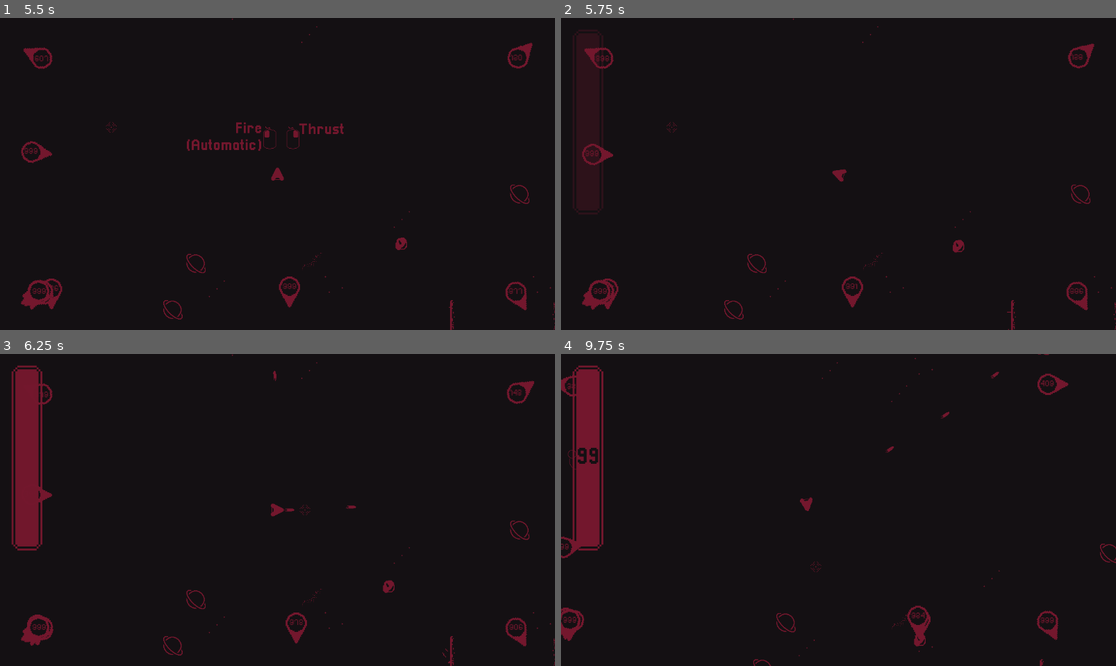
Above: before the commit, frames 1-4 (two rows, left to right).
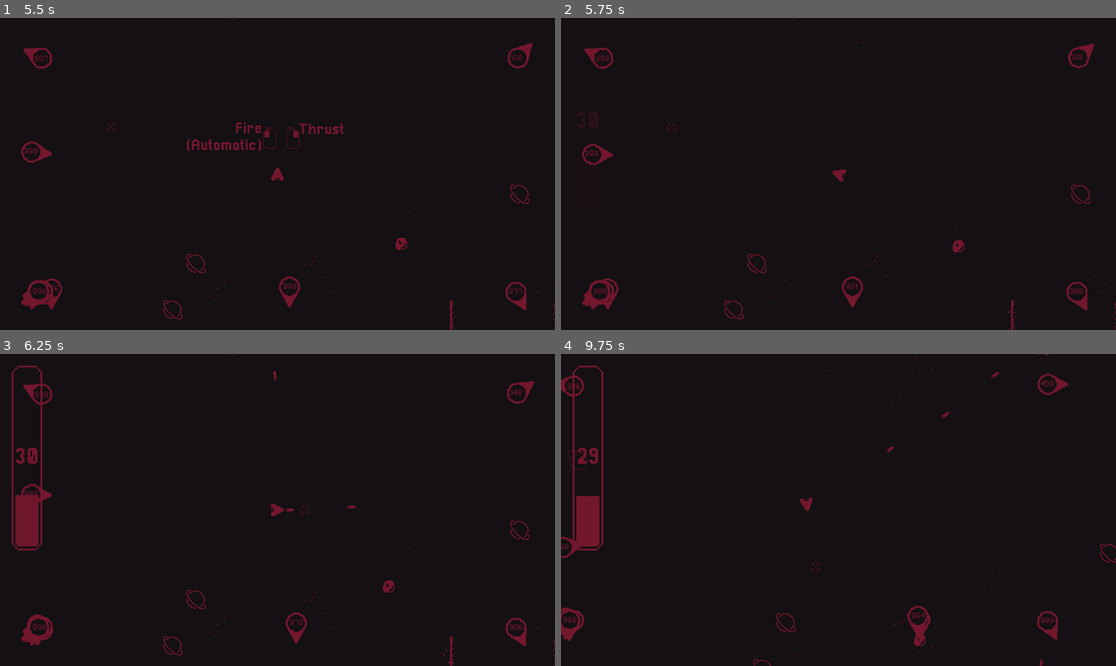
Above: after the commit, the same moments.

Repository: Ali-Wahbi/SpaceShooterWithPortals
Game: Godot game, scene res://MainMenu/main_menu.tscn
The game is run twice, just before and just after one commit, with the same random seed, the same clock (stepped at 60 frames per second) and the same inputs. The engine's default icon, where the game draws it, is replaced by a stand-in: a white triangle on a blue panel in a dark square.
Inputs (mouse positions are in pixels of both pictures, inside the frame that each line leads up to):
- Up to frame 1 (5.5 s): move the mouse to (399, 158) at 0.52 s; press the mouse at (399, 158) at 0.53 s; move the mouse to (166, 189) at 1.27 s; release the mouse at (166, 189) at 1.28 s; right-click (166, 189) at 1.35 s; click "Play" at 2 s; move the mouse to (333, 105) at 2.77 s; press the mouse at (333, 105) at 2.78 s; tap Enter at 3.5 s; move the mouse to (249, 236) at 3.52 s; release the mouse at (249, 236) at 3.53 s; right-click (249, 236) at 3.6 s; move the mouse to (444, 220) at 4.27 s; press the mouse at (444, 220) at 4.28 s; move the mouse to (111, 127) at 5.02 s; release the mouse at (111, 127) at 5.03 s; right-click (111, 127) at 5.1 s
- Up to frame 2 (5.75 s): no input
- Up to frame 3 (6.25 s): move the mouse to (305, 510) at 5.77 s; press the mouse at (305, 510) at 5.78 s
- Up to frame 4 (9.75 s): move the mouse to (755, 432) at 6.52 s; release the mouse at (755, 432) at 6.53 s; right-click (755, 432) at 6.6 s; move the mouse to (960, 494) at 7.27 s; press the mouse at (960, 494) at 7.28 s; move the mouse to (727, 525) at 8.02 s; release the mouse at (727, 525) at 8.03 s; right-click (727, 525) at 8.1 s; move the mouse to (894, 441) at 8.77 s; press the mouse at (894, 441) at 8.78 s; move the mouse to (810, 572) at 9.52 s; release the mouse at (810, 572) at 9.53 s; right-click (810, 572) at 9.6 s

Frame 1 is identical in both runs. In frame 2, 1.3% of the frame differs, in the area x 2-7%, y 5-46%; in frame 3, 1.5%; in frame 4, 1.7%, in the area x 2-8%, y 4-46%.

Commit message:
fuel warning

Diff:
--- a/Player/player.gd
+++ b/Player/player.gd
@@ -59,6 +59,8 @@
 func gainFuelFromRock():
 	print("Gaining 15 Fuel")
 	gainFuel(15.0)
+
+
 #region Fuel Handling
 signal fuelConsumed(float)
 @export_group("Fuel")
@@ -79,7 +81,7 @@
 	currentFuel -= fuelConsumption * delta
 
 func startFuel() -> void:
-	currentFuel = maxFuel
+	currentFuel = 30.0
 
 func gainFuel(amount: float) -> void:
 	currentFuel += amount
--- a/fuelUI/fuel_bar_ui.tscn
+++ b/fuelUI/fuel_bar_ui.tscn
@@ -82,3 +82,36 @@
 theme_override_fonts/font = ExtResource("1_b6nhy")
 theme_override_font_sizes/font_size = 48
 text = "99"
+
+[node name="MarginContainer2" type="MarginContainer" parent="." unique_id=417097595]
+layout_mode = 1
+anchors_preset = 15
+anchor_right = 1.0
+anchor_bottom = 1.0
+grow_horizontal = 2
+grow_vertical = 2
+theme_override_constants/margin_left = 96
+
+[node name="Control" type="Control" parent="MarginContainer2" unique_id=106904505]
+layout_mode = 2
+size_flags_horizontal = 0
+size_flags_vertical = 4
+
+[node name="WarningLabel" type="Label" parent="MarginContainer2/Control" unique_id=383935370]
+unique_name_in_owner = true
+layout_mode = 1
+anchors_preset = 4
+anchor_top = 0.5
+anchor_bottom = 0.5
+offset_left = -73.0
+offset_top = -137.0
+offset_right = 113.0
+offset_bottom = -89.0
+grow_vertical = 2
+rotation = 1.5707964
+pivot_offset_ratio = Vector2(0.5, 0.5)
+theme_override_colors/font_color = Color(0.4509804, 0.09019608, 0.1764706, 1)
+theme_override_fonts/font = ExtResource("1_b6nhy")
+theme_override_font_sizes/font_size = 48
+text = "Low Fuel"
+text_direction = 1
--- a/fuelUI/fuel_bar_ui_controller.gd
+++ b/fuelUI/fuel_bar_ui_controller.gd
@@ -4,8 +4,13 @@
 @onready var labelBehind: Label = %LabelBehind
 @onready var labelFront: Label = %LabelFront
 
+@onready var warningLabel: Label = %WarningLabel
+var warningValue = 20
+var warningTween: Tween
+
 func _ready():
 	modulate.a = 0.0
+	warningLabel.modulate.a = 0.0
 func setFuelUIValue(value: float) -> void:
 	var intValue = roundi(value)
 
@@ -17,6 +22,11 @@
 		labelFront.text = str(intValue)
 
 	fuelBar.value = value
+	if not warningTween and intValue <= warningValue:
+		flashModulateLabel()
+	elif intValue > warningValue:
+		stopFlashModulateLabel()
+
 
 func hideUI():
 	var tween := create_tween()
@@ -25,3 +35,17 @@
 func showUI():
 	var tween := create_tween()
 	tween.tween_property(self , "modulate:a", 1.0, 0.7)
+
+func flashModulateLabel():
+	print("Flash Tween Started")
+	warningTween = create_tween().set_loops()
+	warningTween.tween_property(warningLabel, "modulate:a", 1.0, 0.7)
+	warningTween.tween_property(warningLabel, "modulate:a", 0.0, 0.3)
+
+func stopFlashModulateLabel():
+	if not warningTween:
+		return
+	print("Flash Tween Stopped")
+	await warningTween.loop_finished
+	warningTween.kill()
+	warningTween = null
